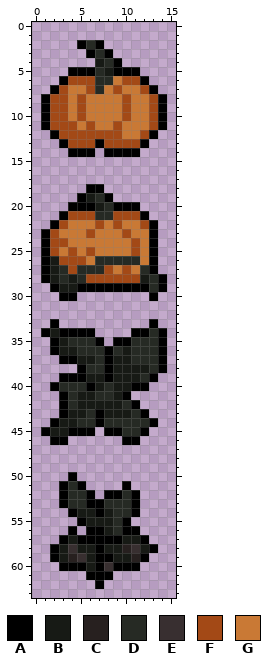
Pixel-art sprite, stored at sprites/pumpkin_sheet.png. This is how it looked before the edit.
The file is 16x64 pixels. Colours within 5 levels of each other are drawn and written as one.
Palette (. is transparent): A #000000  B #171a15  C #27201f  D #262a24  E #382f30  F #a34916  G #c97935
After the commit:
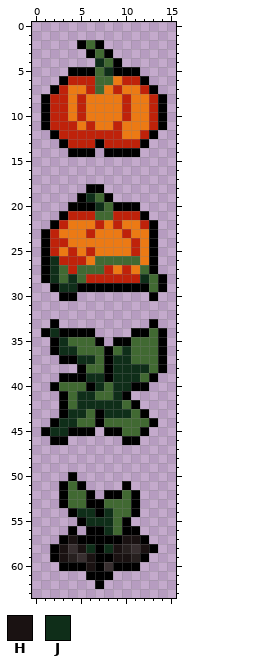
Colours new in this view: H #1a1212  J #0f2e19
The edit:
@@ palette @@
-D #262a24
+D #416932
-F #a34916
+F #bf220a
-G #c97935
+G #ec7a14
@@ x 5..10 @@
  3 .ADA..
- 4 ..BDA.
- 5 AADBAA
+ 4 ..JDA.
+ 5 AADJAA
  6 FFDDGF
@@ x 4..9 @@
 18 ..AA..
-19 .ABDA.
-20 AAABDA
+19 .AJDA.
+20 AAAJDA
 21 FFFDDF
@@ x 0..15 @@
 25 .AFGFGFGGGGFGA..
-26 .ABFFFGDDDDDGA..
-27 .ABDFDDDFGFGDA..
-28 .ABDBDFFFFFFBDA.
-29 ..ABBAAAAAAAADA.
+26 .AJFFFGDDDDDGA..
+27 .AJDFDDDFGFGDA..
+28 .AJDJDFFFFFFJDA.
+29 ..AJJAAAAAAAADA.
 30 ...AA........A..
@@ x 0..15 @@
 33 ..A..........A..
-34 .ABAAAA....AADA.
-35 ..ABDDDA.AADDDA.
-36 ..ABBDDDADBDDDA.
-37 ...AABBDABBDDDA.
-38 .....ADDABBBBDA.
-39 ...AAABBABBBDA..
-40 ..ADDDABDBBAA...
-41 ...ADBBDDBA.....
-42 ...ADBBBBBDA....
-43 ...ABBDABBBDA...
-44 ..ABBDDADDDDDA..
-45 .ABBAAA.AADDA...
+34 .AJAAAA....AADA.
+35 ..AJDDDA.AADDDA.
+36 ..AJJDDDADJDDDA.
+37 ...AAJJDAJJDDDA.
+38 .....ADDAJJJJDA.
+39 ...AAAJJAJJJDA..
+40 ..ADDDAJDJJAA...
+41 ...ADJJDDJA.....
+42 ...ADJJJJJDA....
+43 ...AJJDAJJJDA...
+44 ..AJJDDADDDDDA..
+45 .AJJAAA.AADDA...
 46 ..AA......AA....
@@ x 0..15 @@
 53 ...ADDAADDDA....
-54 ....ABBABDDA....
-55 .....ABBBDA.....
-56 ....A.AABDAA....
-57 ...ABAAAAABBA...
-58 ..ABEBBABBCEBA..
-59 ..ABCEBAABBCA...
-60 ...AAABAEAAA....
+54 ....AJJAJDDA....
+55 .....AJJJDA.....
+56 ....A.AAJDAA....
+57 ...AHAAAAAHHA...
+58 ..AHEHJAJHCEHA..
+59 ..AHCEHAAHHCA...
+60 ...AAAHAEAAA....
 61 ......AAA.......
